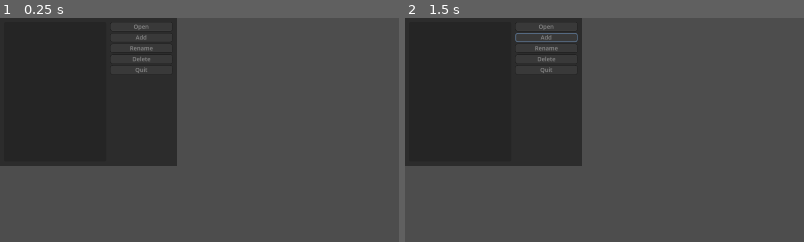
Above: before the commit, frames 1-2 (left to right).
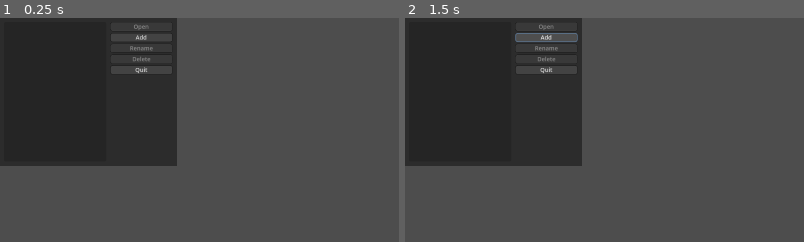
Above: after the commit, the same moments.

Repository: benjamintregilgas/godot_srs
Game: Godot game, scene res://scenes/profile_select/profile_select.tscn
Same seed, same stepped clock (60 frames per second), same inputs: the game is played once before the commit and once after it. Before the commit the project has no main scene; this scene is started directly in both runs.
Inputs (mouse positions are % of the whole screen's width and height, from its top left):
- Up to frame 1 (0.25 s): no input
- Up to frame 2 (1.5 s): click (18, 4) at 0.5 s, where only the run after the commit has a clickable "Add"; click (18, 4) at 1.25 s, where only the run after the commit has a clickable "Add"
The pictures show only the part of the screen within x 0-50%, y 0-50%; the shares and areas given below are measured in that part.

The runs differ from the first frame. In frame 1, less than 0.1% of the frame differs, in the area x 33-37%, y 7-25%; in frame 2, less than 0.1%.

Commit message:
feature: continue ProfileSelect scene with dynamic profile list.

Diff:
--- a/godot_srs/project.godot
+++ b/godot_srs/project.godot
@@ -12,6 +12,7 @@
 
 config/name="GodotSRS"
 config/description="GodotSRS is an Anki clone built with Godot, a flashcard program that helps you spend more time on challenging material, and less on what you already know."
+run/main_scene="uid://cya453cvropc7"
 config/use_custom_user_dir=true
 config/custom_user_dir_name="GodotSRS"
 config/features=PackedStringArray("4.5", "GL Compatibility")
--- a/godot_srs/scenes/profile_select/profile_line_edit.tscn
+++ b/godot_srs/scenes/profile_select/profile_line_edit.tscn
@@ -17,5 +17,4 @@
 theme_override_font_sizes/font_size = 12
 theme_override_styles/read_only = SubResource("StyleBoxFlat_ishrq")
 theme_override_styles/focus = SubResource("StyleBoxFlat_e4wj7")
-text = "Testing"
 editable = false
--- a/godot_srs/scenes/profile_select/profile_select.gd
+++ b/godot_srs/scenes/profile_select/profile_select.gd
@@ -6,10 +6,51 @@
 ## for data access.
 
 
-## Populated [Container] containing selectable profiles.
-@export var profile_container: Container
+@export var profile_container: Container ## Populated [Container] containing selectable profiles.
+@export var open_profile_button: Button
+@export var rename_profile_button: Button
+@export var delete_profile_button: Button
+@export var profile_line_edit: PackedScene
 
 
-## Setup the window and populate/refresh profile list.
+## Highlighted profile in [profile_container].
+var selected_profile: Profile = null
+
+
+## Setup the window and refresh profile list.
 func _ready() -> void:
 	WindowManager.set_window("Profiles", Vector2i(425, 355), true, Vector2i(425, 155))
+	_refresh_profile_list()
+
+
+## Refreshes the options with [Button.disabled] equal to [param disabled].
+func _refresh_options_buttons(disabled: bool) -> void:
+	open_profile_button.disabled = disabled
+	rename_profile_button.disabled = disabled
+	delete_profile_button.disabled = disabled
+
+
+## Refreshes the profile list with all existing profiles.
+func _refresh_profile_list() -> void:
+	# Stop selecting any profiles.
+	selected_profile = null
+	# Refresh the list.
+	_refresh_options_buttons(true)
+	for node in profile_container.get_children():
+		node.queue_free()
+	# Sort profiles alphabetically.
+	var sorted_profiles: Array[Profile] = ProfileManager.profiles
+	sorted_profiles.sort_custom(
+		func(a, b):
+			return a.profile_name.to_lower() < b.profile_name.to_lower()
+	)
+	# Populate profiles list.
+	for profile in sorted_profiles:
+		var profile_line_edit_instance = profile_line_edit.instantiate() as LineEdit
+		profile_line_edit_instance.text = profile.profile_name
+		profile_line_edit_instance.focus_entered.connect(
+			func():
+				selected_profile = profile
+				_refresh_options_buttons(false)
+		)
+		profile_container.add_child(profile_line_edit_instance)
--- a/godot_srs/scenes/profile_select/profile_select.tscn
+++ b/godot_srs/scenes/profile_select/profile_select.tscn
@@ -1,7 +1,8 @@
-[gd_scene load_steps=7 format=3 uid="uid://cya453cvropc7"]
+[gd_scene load_steps=8 format=3 uid="uid://cya453cvropc7"]
 
 [ext_resource type="Script" uid="uid://b1bpvxnped8pu" path="res://scenes/profile_select/profile_select.gd" id="1_5ad8p"]
 [ext_resource type="StyleBox" uid="uid://dnphpry3mcka6" path="res://ui/components/styleboxes/button/button_normal.tres" id="1_e5oy6"]
+[ext_resource type="PackedScene" uid="uid://dgek1egr75vnb" path="res://scenes/profile_select/profile_line_edit.tscn" id="2_4wfac"]
 [ext_resource type="StyleBox" uid="uid://bg3hxsv1pke1h" path="res://ui/components/styleboxes/button/button_hover.tres" id="2_th740"]
 [ext_resource type="StyleBox" uid="uid://dxofbjhud7dpd" path="res://ui/components/styleboxes/button/button_disabled.tres" id="3_e6x43"]
 [ext_resource type="StyleBox" uid="uid://dwnat5a0if2ln" path="res://ui/components/styleboxes/button/button_focus.tres" id="3_th740"]
@@ -18,7 +19,7 @@
 corner_radius_bottom_left = 3
 corner_detail = 5
 
-[node name="ProfileSelect" type="Control" node_paths=PackedStringArray("profile_container")]
+[node name="ProfileSelect" type="Control" node_paths=PackedStringArray("profile_container", "open_profile_button", "rename_profile_button", "delete_profile_button")]
 layout_mode = 3
 anchors_preset = 15
 anchor_right = 1.0
@@ -27,6 +28,10 @@
 grow_vertical = 2
 script = ExtResource("1_5ad8p")
 profile_container = NodePath("Margin/Content/Profiles/ScrollContainer/VBoxContainer")
+open_profile_button = NodePath("Margin/Content/Options/Open")
+rename_profile_button = NodePath("Margin/Content/Options/Rename")
+delete_profile_button = NodePath("Margin/Content/Options/Delete")
+profile_line_edit = ExtResource("2_4wfac")
 
 [node name="ColorRect" type="ColorRect" parent="."]
 layout_mode = 1
@@ -90,7 +95,6 @@
 theme_override_styles/hover = ExtResource("2_th740")
 theme_override_styles/disabled = ExtResource("3_e6x43")
 theme_override_styles/focus = ExtResource("3_th740")
-disabled = true
 text = "Add"
 
 [node name="Rename" type="Button" parent="Margin/Content/Options"]
@@ -123,5 +127,4 @@
 theme_override_styles/hover = ExtResource("2_th740")
 theme_override_styles/disabled = ExtResource("3_e6x43")
 theme_override_styles/focus = ExtResource("3_th740")
-disabled = true
 text = "Quit"
